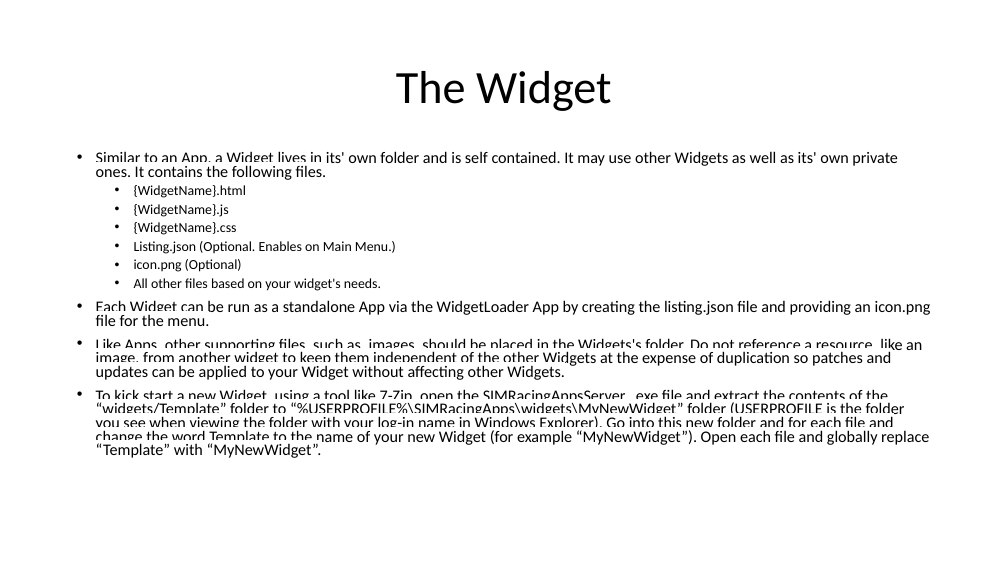
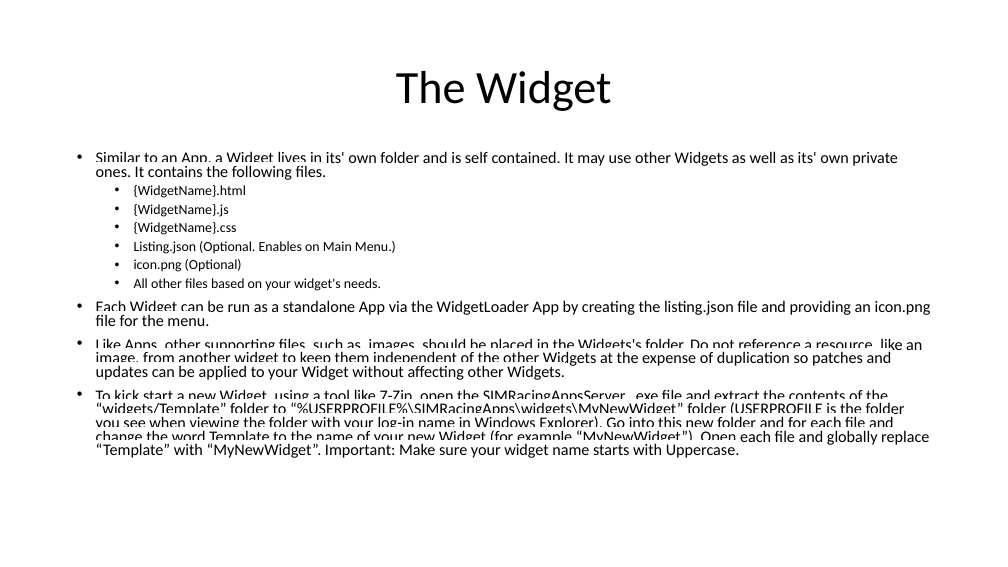
Before and after one commit to SIMRacingApps/SIMRacingAppsWebContent, a slide deck: slide 2 of documentation/SIMRacingApps - Overview for Creating a Widget/SIMRacingApps - Overview for Creating a Widget.odp. Drawn at 1008x567 pixels with LibreOffice and Linux fonts; fonts in the diff are those of the drawing. Boxes give left, top, right and bottom in pixels: in the first picture for what was removed or moved away, otherwise in the second. Text is boxed around its words. In the diff, an @@ line names an element or a change of style, - is before the commit and + after.

```diff
--- a/documentation/SIMRacingApps - Overview for Creating a Widget/SIMRacingApps - Overview for Creating a Widget.odp
+++ b/documentation/SIMRacingApps - Overview for Creating a Widget/SIMRacingApps - Overview for Creating a Widget.odp
@@ text at (x1=96, y1=389, x2=929, y2=458): text changed @@
-• To kick start a new Widget, using a tool like 7-Zip, open the SIMRacingAppsServer...exe file and extract the contents of the “widgets/Template” folder to “%USERPROFILE%\SIMRacingApps\widgets\MyNewWidget” folder (USERPROFILE is the folder you see when viewing the folder with your log-in name in Windows Explorer). Go into this new folder and for each file and change the word Template to the name of your new Widget (for example “MyNewWidget”). Open each file and globally replace “Template” with “MyNewWidget”.
+• To kick start a new Widget, using a tool like 7-Zip, open the SIMRacingAppsServer...exe file and extract the contents of the “widgets/Template” folder to “%USERPROFILE%\SIMRacingApps\widgets\MyNewWidget” folder (USERPROFILE is the folder you see when viewing the folder with your log-in name in Windows Explorer). Go into this new folder and for each file and change the word Template to the name of your new Widget (for example “MyNewWidget”). Open each file and globally replace “Template” with “MyNewWidget”. Important: Make sure your widget name starts with Uppercase.
```
Also in this commit, not shown: 1 other slide changed, 41 other files.
